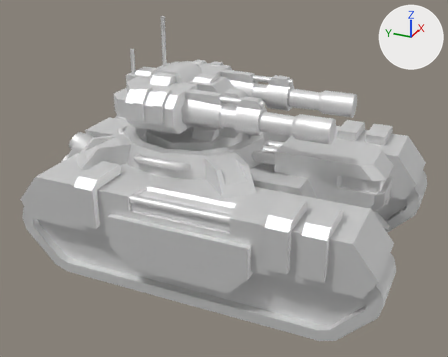
Renders of the glTF model glb/correap.glb from each side of a commit.
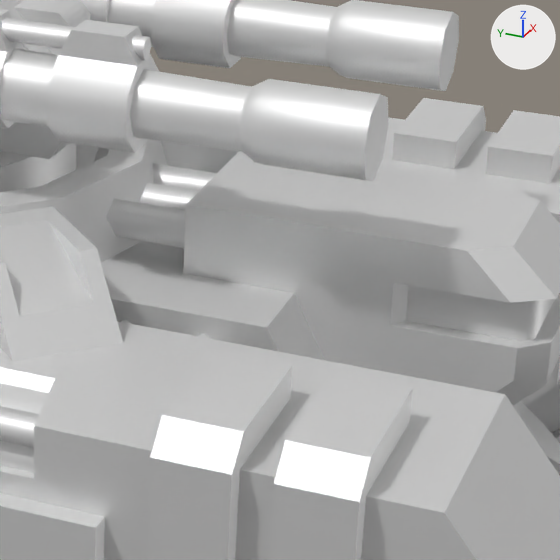
The first picture shows the older version from a 50 mm lens placed at (-70.7, -30.0, 44.8), pointed at (-2.3, 0.8, 10.6). The close-ups show the older and then the newer version on the part from 49% to 87% of the width and 25% to 72% of the height of that picture. Only the edits that show in the close-ups are written down. Lighting does not change. The marker at upper right points along +X, +Y and +Z. Both versions are drawn at frame 24 of the action 'Fire_1'; the numbers are the values there.

Objects in the first close-up: 'barrel1', 'barrel2', 'base', 'plow', 'sleeves', 'tracks', 'turret'.
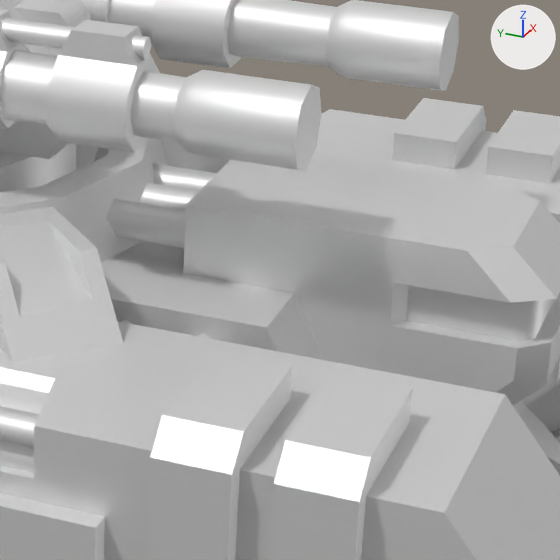
Changed parts and their boxes (x1, y1, x2, y2) in the close-ups (560 x 560 px):
'barrel2', moved: before (0, 48, 389, 181); after (0, 50, 322, 171)

Patch to the scene script:
```diff
--- a/glb/correap.glb.py
+++ b/glb/correap.glb.py
@@ ob_barrel2 @@
 ob_barrel2.parent = ob_sleeves
-ob_barrel2.location = (-5.2, -8.0, -0.33)
+ob_barrel2.location = (-5.2, -5.6, -0.33)
```
